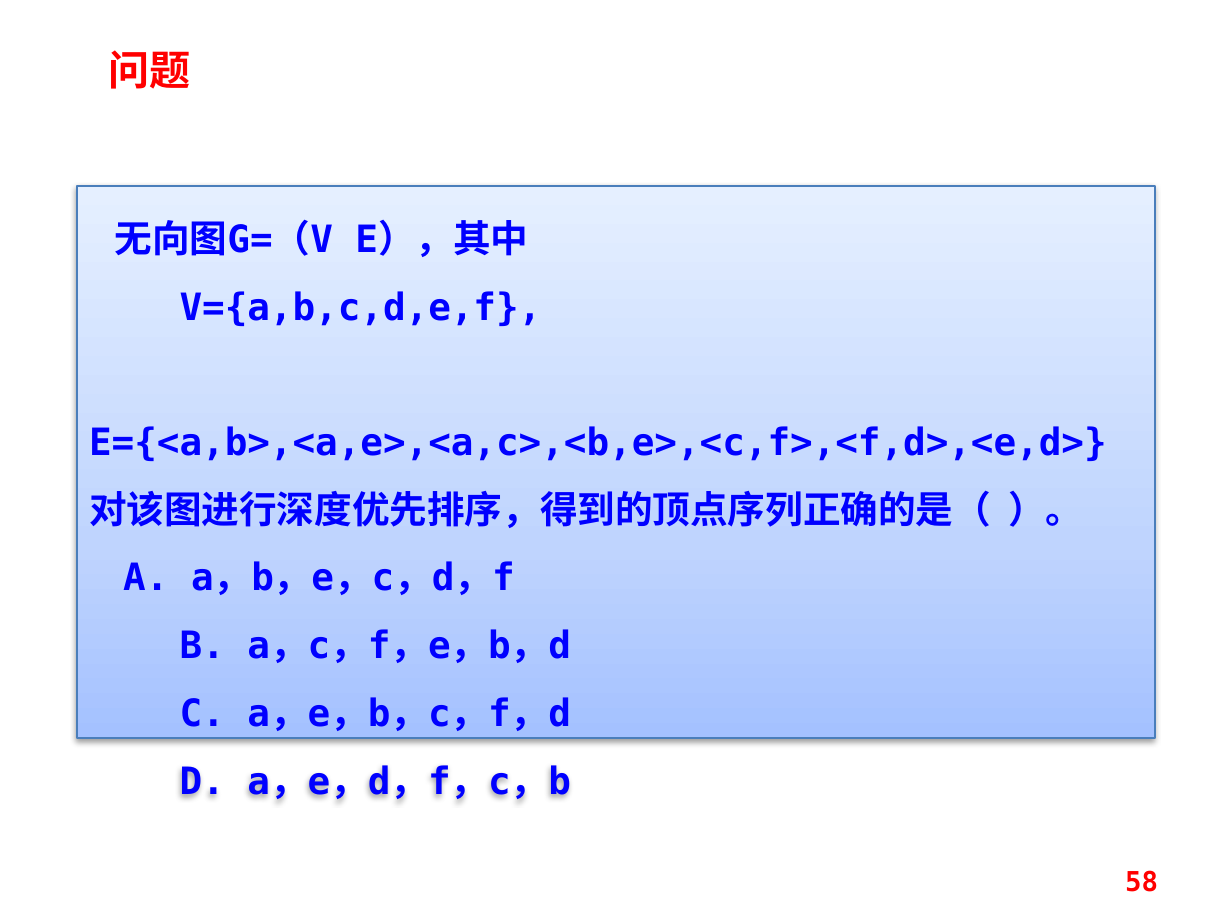
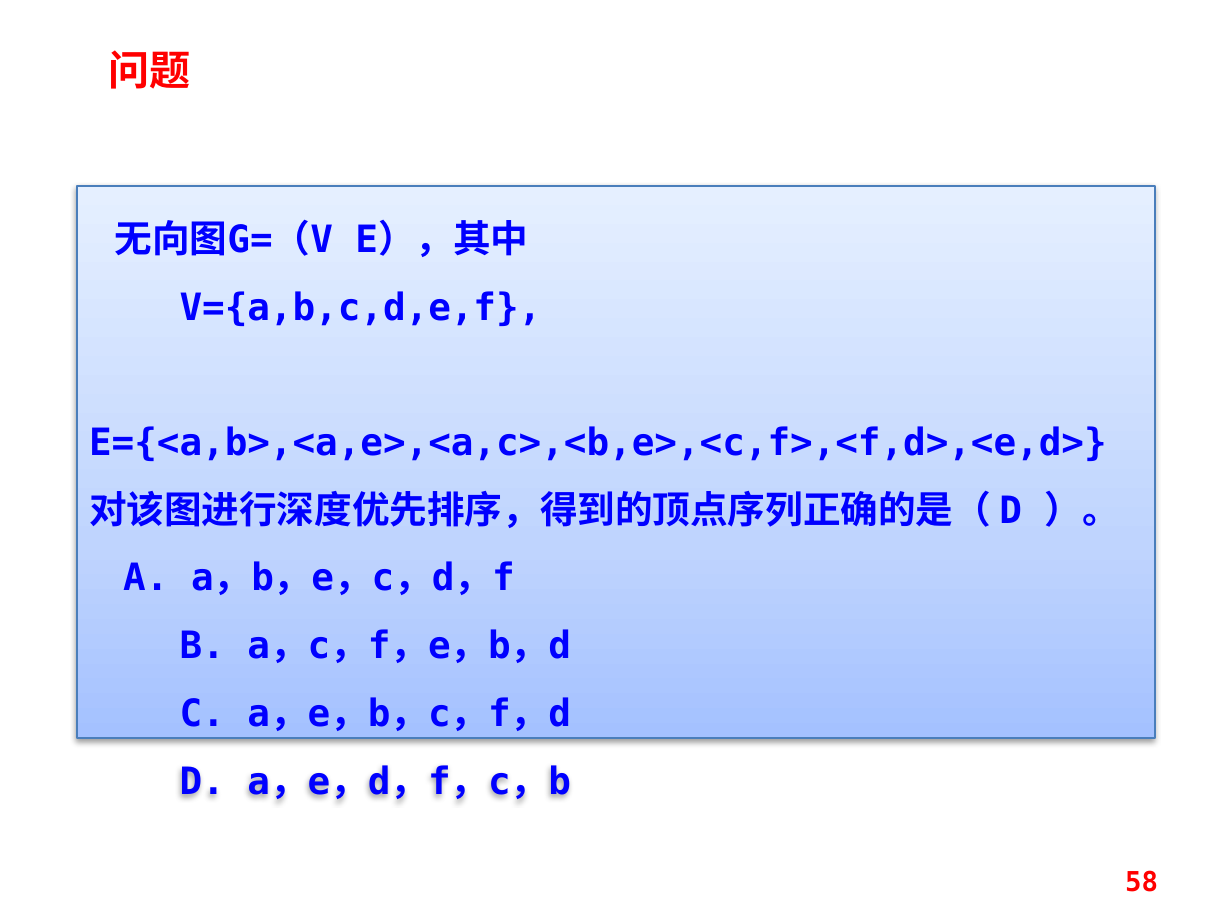
Before and after one commit to asandstar/ds_24fall, a slide deck: slide 58 of 数据结构_第10课_图A.pptx. Drawn at 1232x924 pixels with LibreOffice and Linux fonts; fonts in the diff are those of the drawing. Boxes give left, top, right and bottom in pixels: in the first picture for what was removed or moved away, otherwise in the second. Text is boxed around its words. In the diff, an @@ line names an element or a change of style, - is before the commit and + after.

```diff
--- a/数据结构_第10课_图A.pptx
+++ b/数据结构_第10课_图A.pptx
@@ text in rectangle at (89,490,1120,595): text changed @@
-对该图进行深度优先排序，得到的顶点序列正确的是（ ）。
-A. a，b，e，c，d，f
+对该图进行深度优先排序，得到的顶点序列正确的是（ D ）。
+A. a，b，e，c，d，f
```
Also in this commit, not shown: 3 other files.
